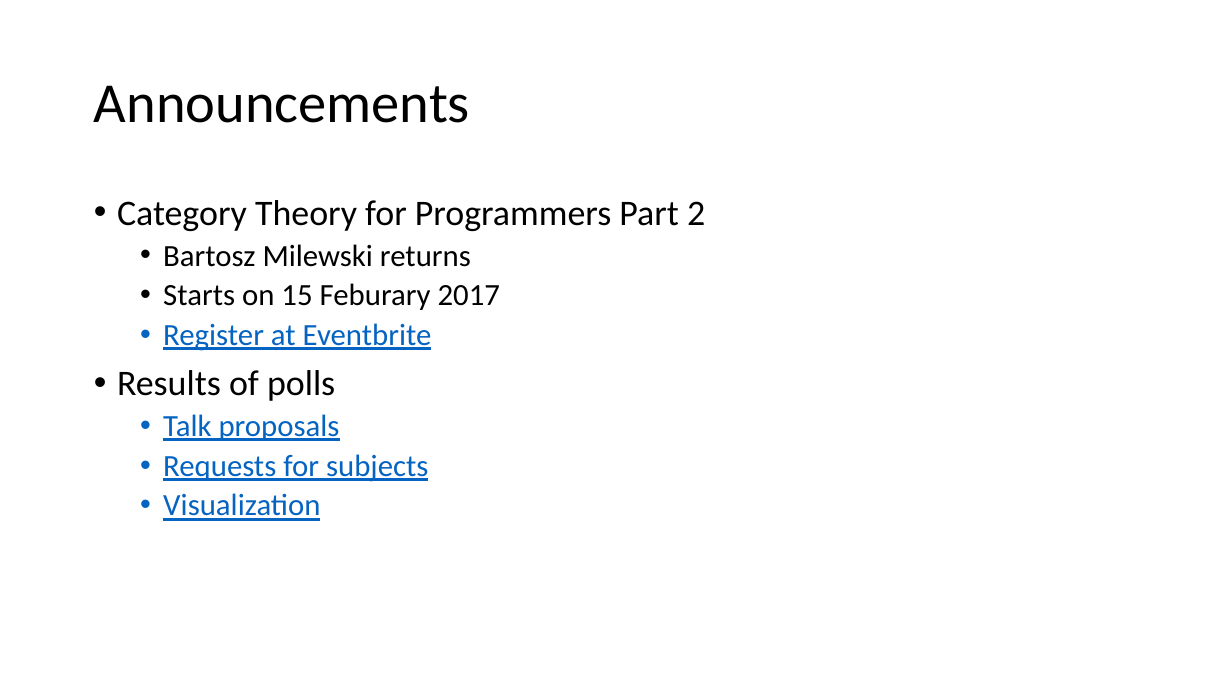
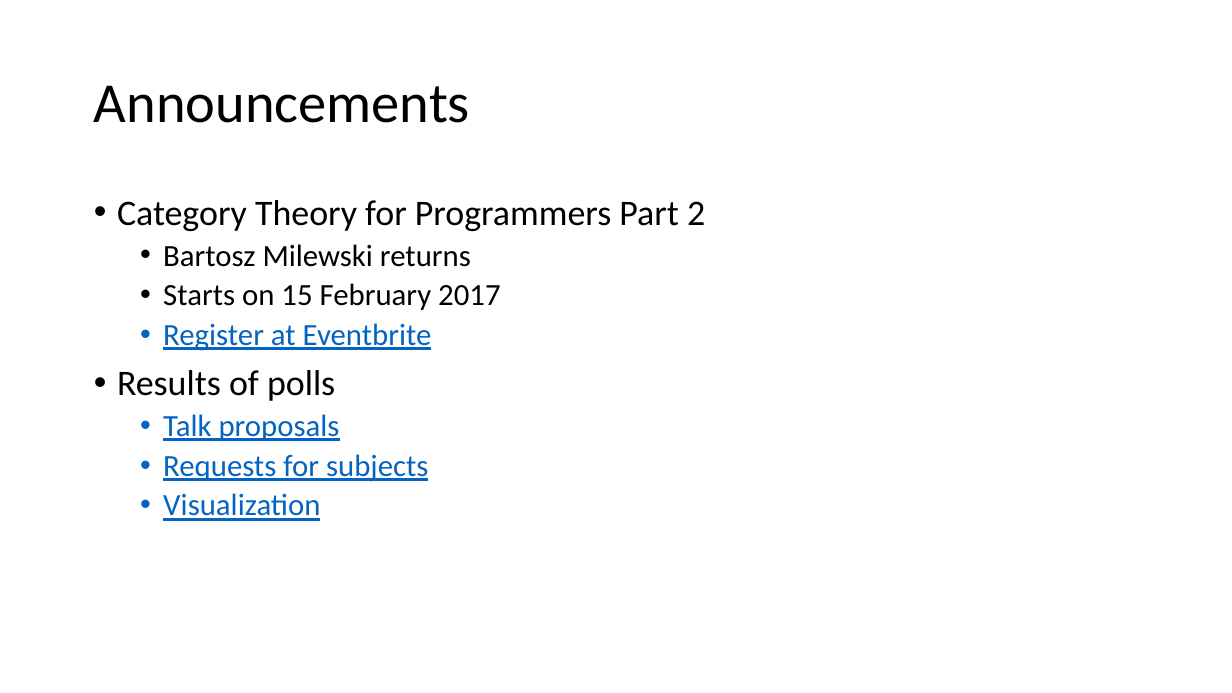
Before and after one commit to seahug/seahug.github.io, a slide deck: slide 2 of 20170121/RichardCook_SeaHUGAgenda_20170121.pptx. Drawn at 1232x693 pixels with LibreOffice and Linux fonts; fonts in the diff are those of the drawing; background and template pictures are left out. Boxes give left, top, right and bottom in pixels: in the first picture for what was removed or moved away, otherwise in the second. Text is boxed around its words. In the diff, an @@ line names an element or a change of style, - is before the commit and + after.

```diff
--- a/20170121/RichardCook_SeaHUGAgenda_20170121.pptx
+++ b/20170121/RichardCook_SeaHUGAgenda_20170121.pptx
@@ text at [163, 283, 500, 310]: text changed @@
-  • Starts on 15 Feburary 2017
+  • Starts on 15 February 2017
```
Also in this commit, not shown: 1 other file.
